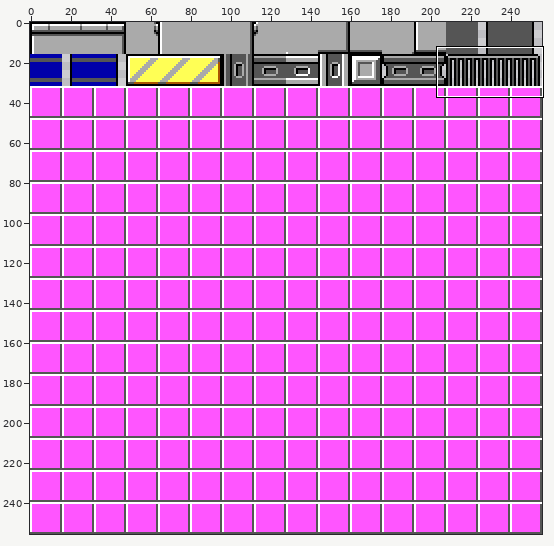
Sprite sheet: bin/data/tile_sheet.png. The first picture is a wide view before the edit; the outline marks the close-up.
Close-up. As it was:
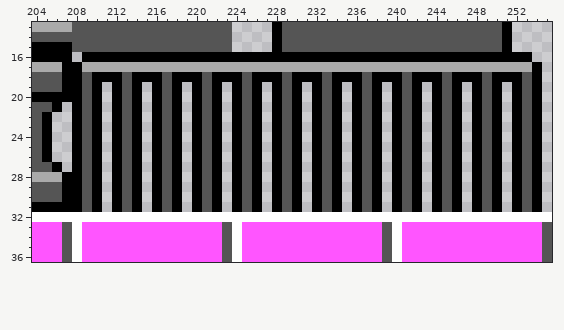
The file is 256x256 pixels. Shown: x 204..255, y 13..36.
New version:
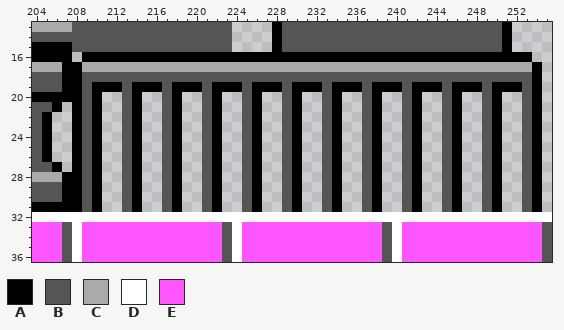
Palette (. is transparent): A #000000  B #555555  C #aaaaaa  D #ffffff  E #ff55ff
Difference:
The edit adds colour A in row 19 at x 211, 215, 219, 223, 227, 231, 235, 239, 243, 247 and 251.
Colour A gives way to colour B in row 18 at x 210 to 212, 214 to 216, 218 to 220, 222 to 224, 226 to 228, 230 to 232, 234 to 236, 238 to 240, 242 to 244, 246 to 248 and 250 to 252.
The author cleared colour A in rows 20 to 31 at x 212, 216, 220, 224, 228, 232, 236, 240, 244, 248 and 252.
Changed places in both close-ups, as pixel boxes (x1, y1, x2, y2):
changed: (92, 72, 522, 212)
